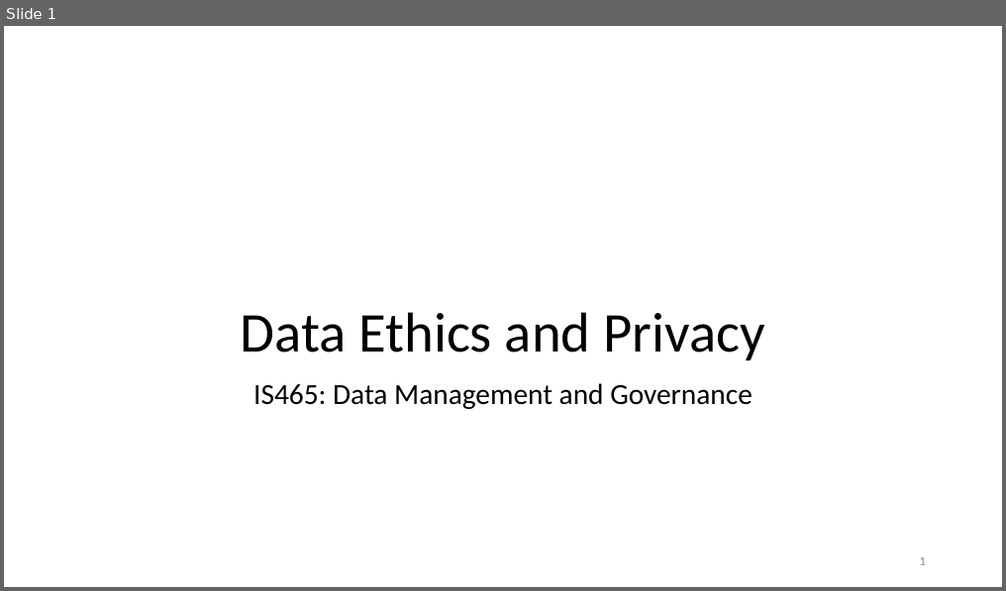
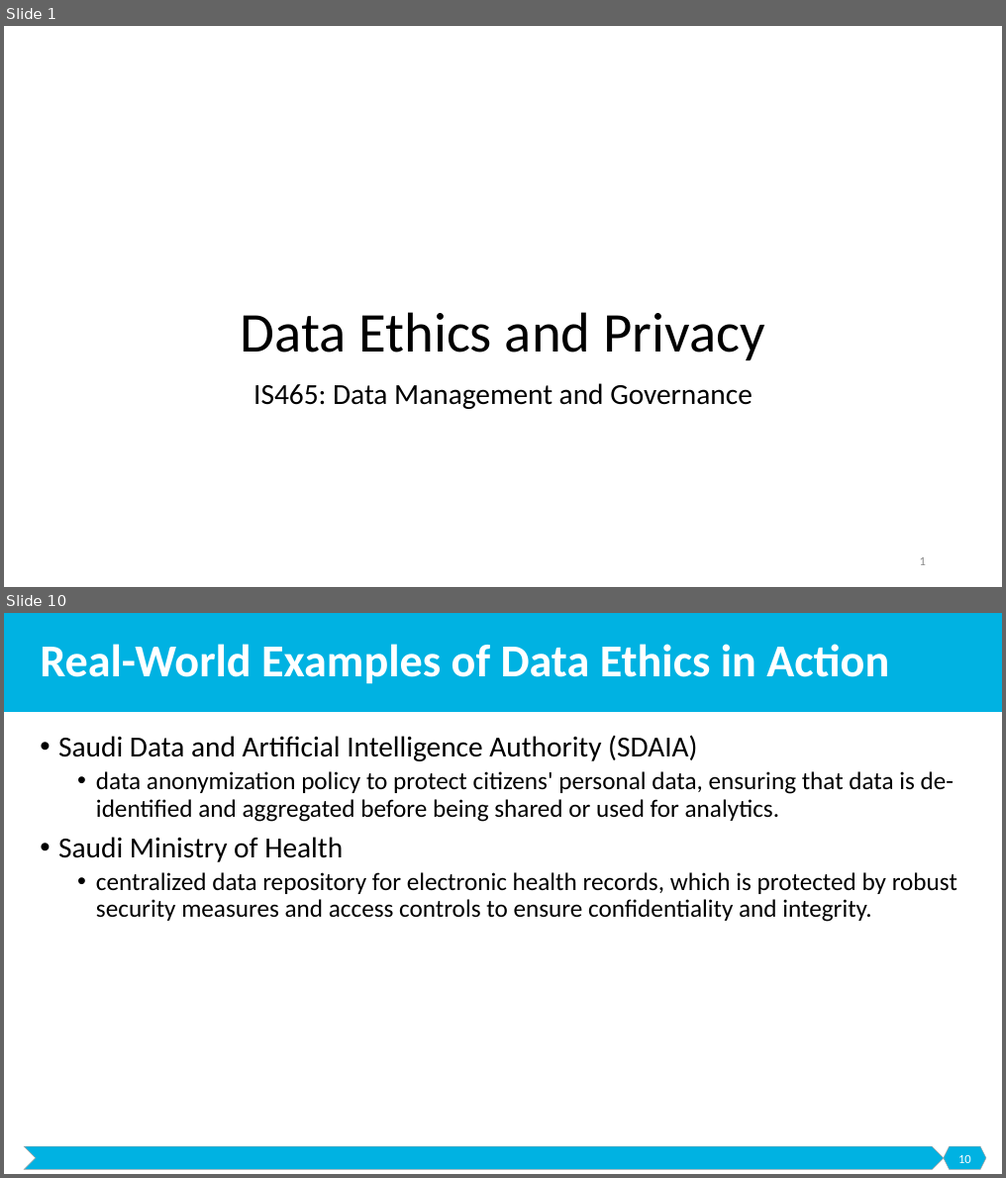
Before and after one commit to malenezi/malenezi, a slide deck: IS466/Lectures/7-DEP/Data Ethics and Privacy.pptx. Shown one above the other, each under a label of ours: slide 1 before the commit, slides 1 and 10 after it; the slides between them are not shown. The pictures are 1006x591 and 1006x1178 pixels, drawn with LibreOffice and Linux fonts; fonts in the diff are those of the drawing; background and template pictures are left out. Boxes give left, top, right and bottom in pixels: in the first picture for what was removed or moved away, otherwise in the second. Text is boxed around its words. In the diff, an @@ line names an element or a change of style, - is before the commit and + after.

```diff
--- a/IS466/Lectures/7-DEP/Data Ethics and Privacy.pptx
+++ b/IS466/Lectures/7-DEP/Data Ethics and Privacy.pptx
@@ slide 10 added at box(4, 613, 1002, 1174), background #FFFFFF @@
@@ rectangle added at box(4, 613, 1002, 712), fill #00B2E2 @@
@@ title added at box(40, 644, 889, 684), 44 pt, text #FFFFFF, bold @@
+Real-World Examples of Data Ethics in Action
@@ text added at box(58, 735, 957, 922), 24 pt, text #000000 @@
+• Saudi Data and Artificial Intelligence Authority (SDAIA)
+  • data anonymization policy to protect citizens' personal data, ensuring that data is de-identified and aggregated before being shared or used for analytics.
+• Saudi Ministry of Health
+  • centralized data repository for electronic health records, which is protected by robust security measures and access controls to ensure confidentiality and integrity.
@@ chevron added at box(24, 1147, 944, 1170), fill #00B2E2, outline #A5A5A5 0.5 pt @@
@@ hexagon added at box(944, 1147, 986, 1170), fill #00B2E2, outline #A5A5A5 0.5 pt @@
@@ page number added at box(958, 1156, 971, 1163), 12 pt, text #FFFFFF @@
+10
```
Also in this commit, not shown: 3 slides changed, 51 other slides added, 2 other files.
